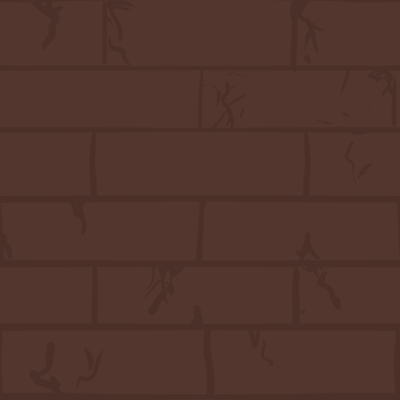
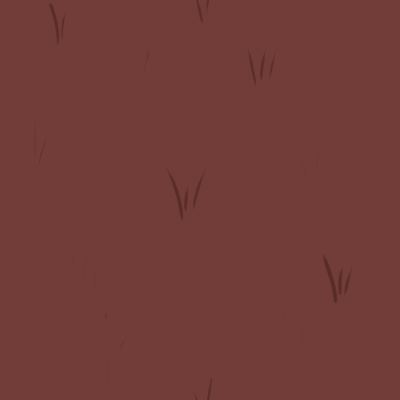
Layered file, before and after one edit (w=400, h=400). Changes by layer:
hid group "Layer 15" (3 layers) over [0, 0, 400, 400]
showed group "Layer 13" (2 layers) over [0, 0, 400, 400]
painted on "Layer 2" over [0, 0, 384, 400]
